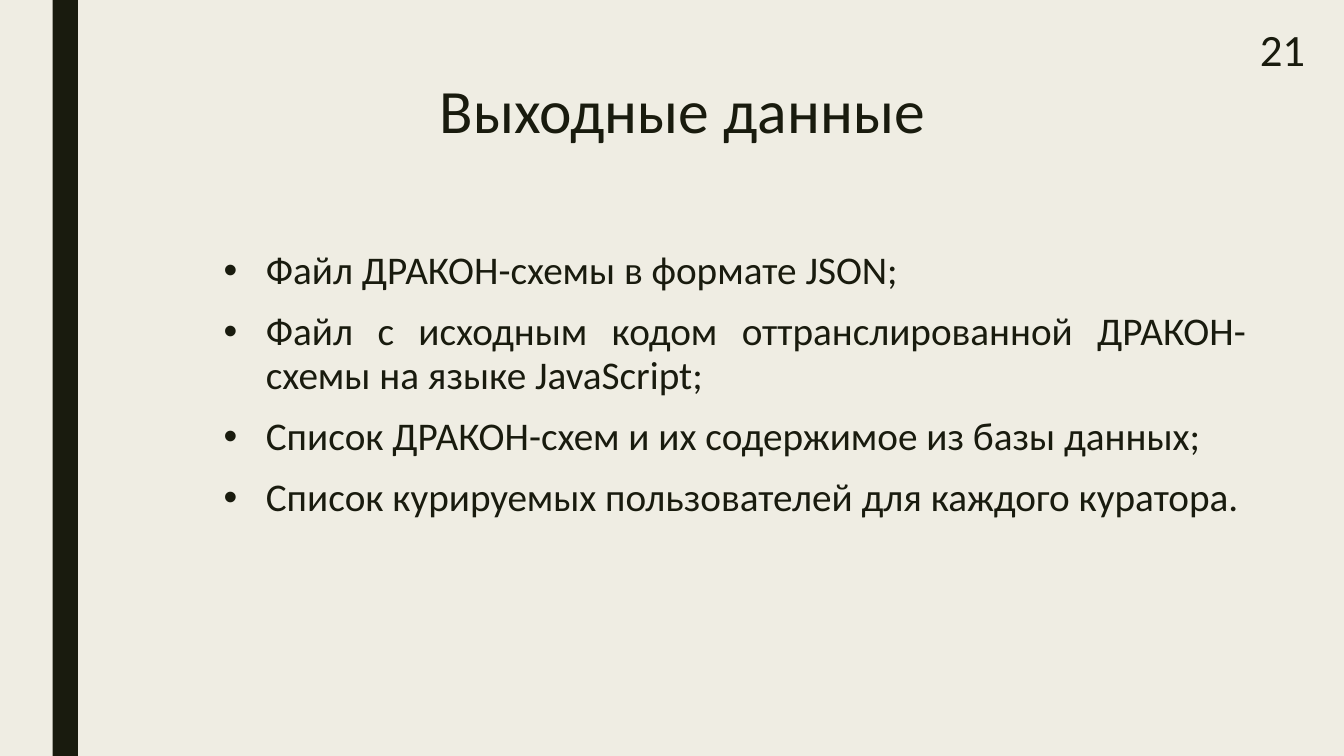
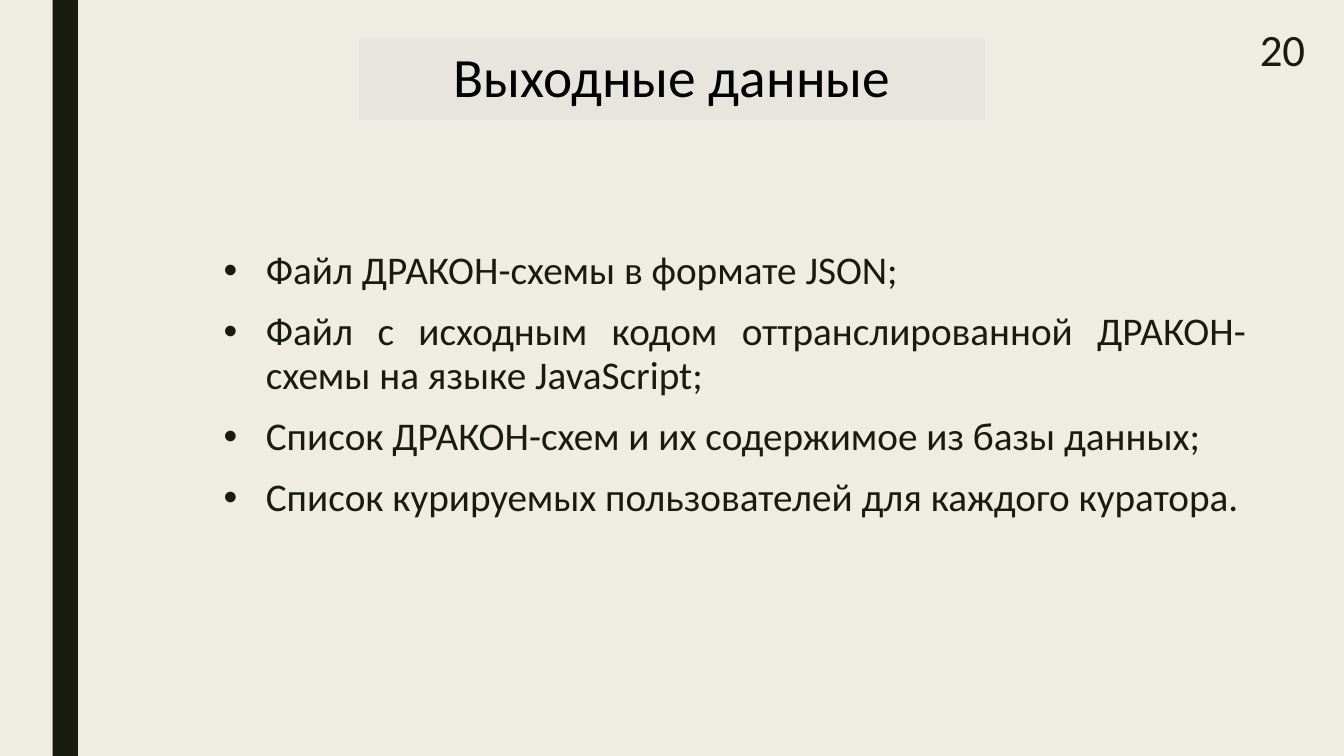
Before and after one commit to samarsky-canary/dragon, a slide deck: slide 20 of dizdocs/bakalavr.pptx (slide 21 before the commit). Drawn at 1344x756 pixels with LibreOffice and Linux fonts; fonts in the diff are those of the drawing. Boxes give left, top, right and bottom in pixels: in the first picture for what was removed or moved away, otherwise in the second. Text is boxed around its words. In the diff, an @@ line names an element or a change of style, - is before the commit and + after.

```diff
--- a/dizdocs/bakalavr.pptx
+++ b/dizdocs/bakalavr.pptx
@@ title "Выходные данные": place and size @@
-title "Выходные данные" at bbox=[440, 93, 924, 143]
+title "Выходные данные" at bbox=[359, 38, 985, 120]
@@ title "Выходные данные" at bbox=[359, 38, 985, 120]: size 44 to 39.6 pt, text colour #191B0E to #000000; vertical alignment top to middle; fill none to #E8E5DF; outline none to #897B61 2.75 pt @@
@@ page number at bbox=[1260, 37, 1305, 67]: text changed @@
-21
+20
```
Also in this commit, not shown: 21 other slides changed, 1 slide added, 3 slides removed, 5 other files.
